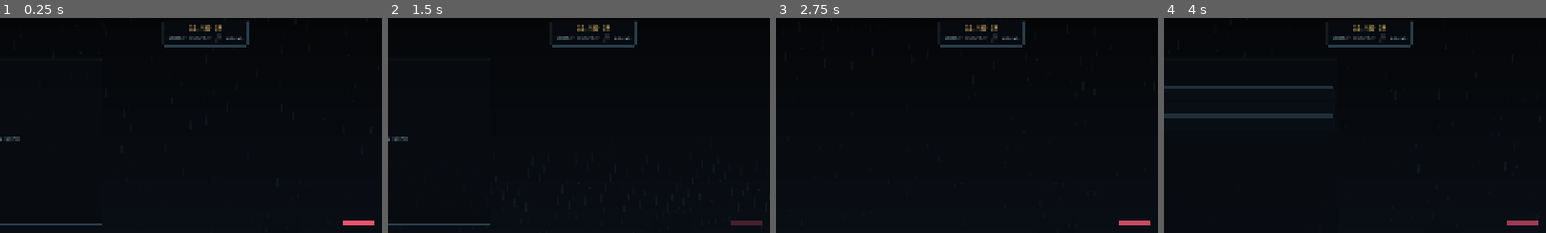
Above: before the commit, frames 1-4 (left to right).
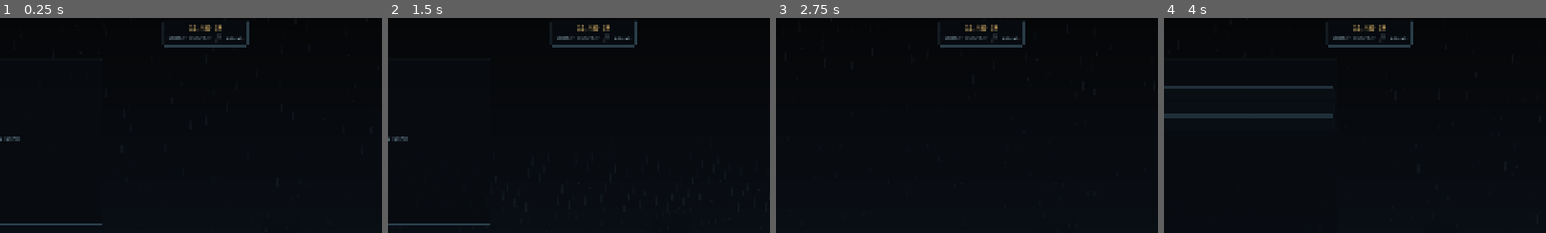
Above: after the commit, the same moments.

Repository: merlinbr/operator
Game: Godot game, scene res://scenes/main/main.tscn
The game is run twice, just before and just after one commit, with the same random seed, the same clock (stepped at 60 frames per second) and the same inputs.
Inputs:
- Up to frame 1 (0.25 s): no input
- Up to frame 2 (1.5 s): click "Collapse Workspace" at 0.5 s; click "Expand Workspace" at 1.25 s
- Up to frame 3 (2.75 s): click "◈" at 2 s
- Up to frame 4 (4 s): click "✉" at 2.75 s; click "▣" at 3.5 s
The pictures show only the part of the screen within x 23-73%, y 1-51%; the shares and areas given below are measured in that part.

The runs differ from the first frame. In frame 1, 0.2% of the frame differs, in the area x 89-98%, y 94-97%; in frame 2, 0.2%; in frame 3, 0.2%; in frame 4, 0.2%.

Commit message:
polish: remove orphaned pink neon accent

Diff:
--- a/scenes/main/environment.gd
+++ b/scenes/main/environment.gd
@@ -5,7 +5,6 @@
 
 const PARALLAX_STRENGTH := 8.0
 const NEON_CYAN := Color(0.22353, 0.81569, 1.0)
-const NEON_PINK := Color(1.0, 0.35294, 0.47059)
 
 var _skyline_far: Polygon2D
 var _skyline_near: Polygon2D
@@ -72,7 +71,6 @@
 func _build_neon() -> void:
 	var specs := [
 		[NEON_CYAN, Vector2(0.18, 0.62), Vector2(120, 12)],
-		[NEON_PINK, Vector2(0.68, 0.48), Vector2(80, 10)],
 	]
 	for spec: Array in specs:
 		var rect := ColorRect.new()
